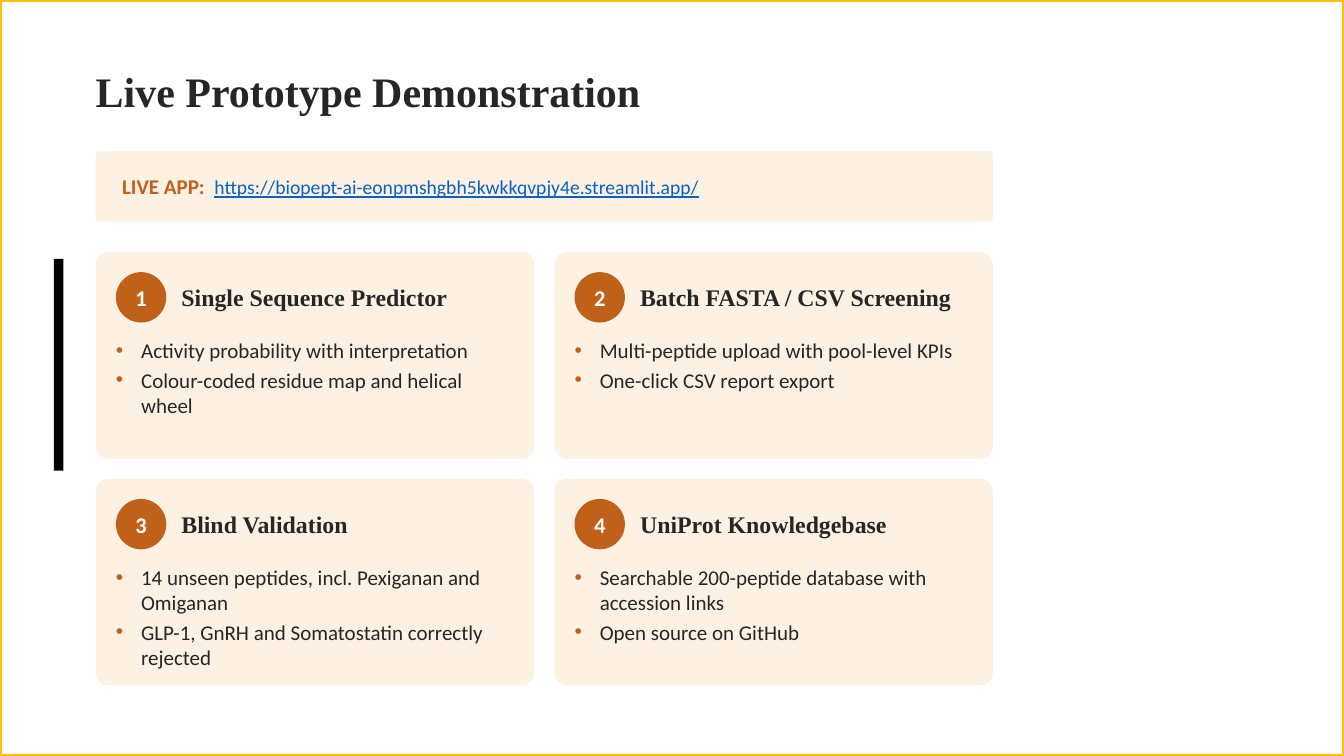
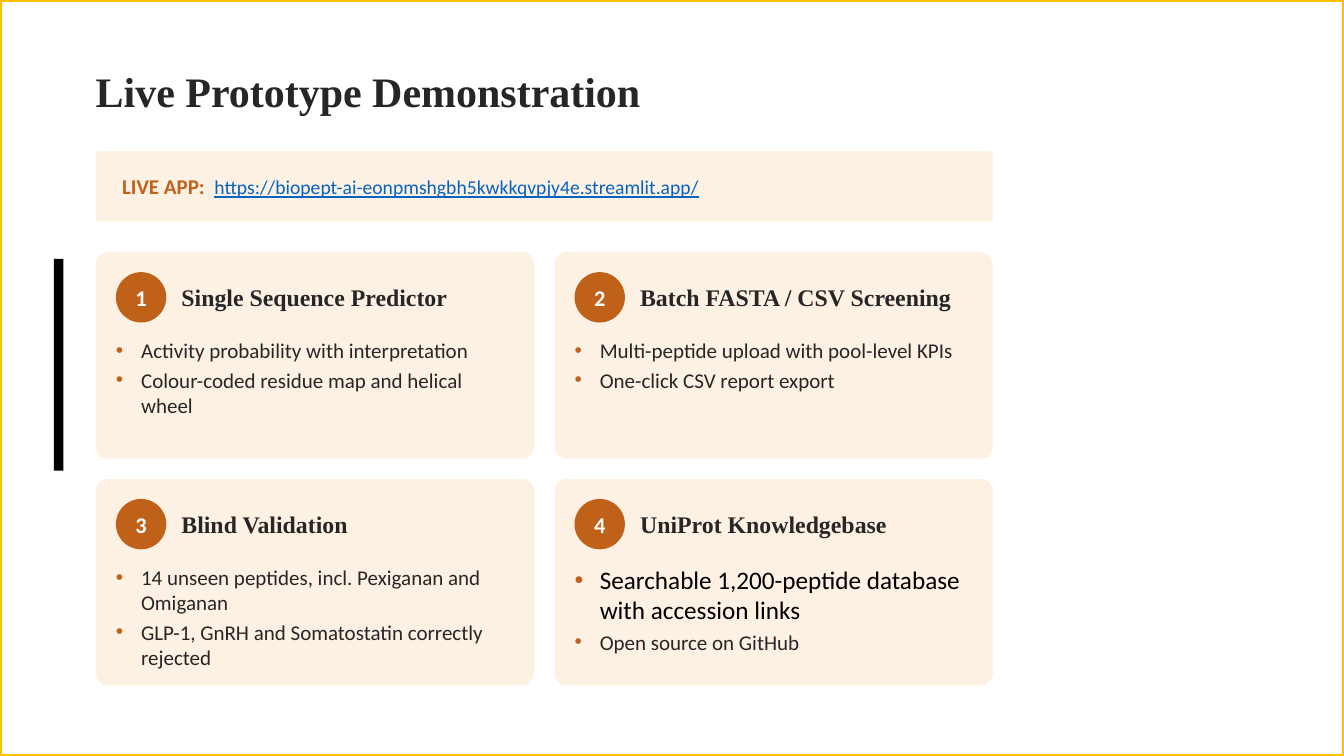
Before and after one commit to sreenivasbonala/biopept-ai, a slide deck: slide 4 of BioPept_AI_REVA_Template.pptx. Drawn at 1344x756 pixels with LibreOffice and Linux fonts; fonts in the diff are those of the drawing; background and template pictures are left out. Boxes give left, top, right and bottom in pixels: in the first picture for what was removed or moved away, otherwise in the second. Text is boxed around its words. In the diff, an @@ line names an element or a change of style, - is before the commit and + after.

Commit message:
Update site and deck to 1,200 UniProtKB Peptides benchmark with retrained model and figures

```diff
--- a/BioPept_AI_REVA_Template.pptx
+++ b/BioPept_AI_REVA_Template.pptx
@@ text at [600,571,960,620]: text changed; size 15 to 18 pt; text colour #262626 to #000000 @@
-• Searchable 200-peptide database with accession links
+• Searchable 1,200-peptide database with accession links
```
Also in this commit, not shown: 1 other slide changed, 9 other files.
